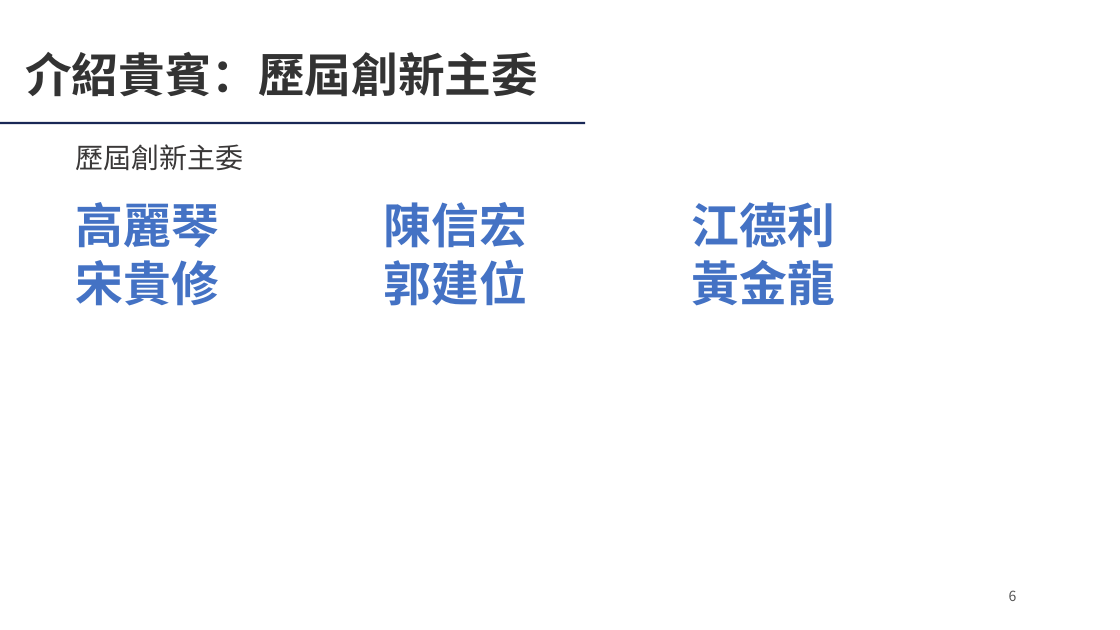
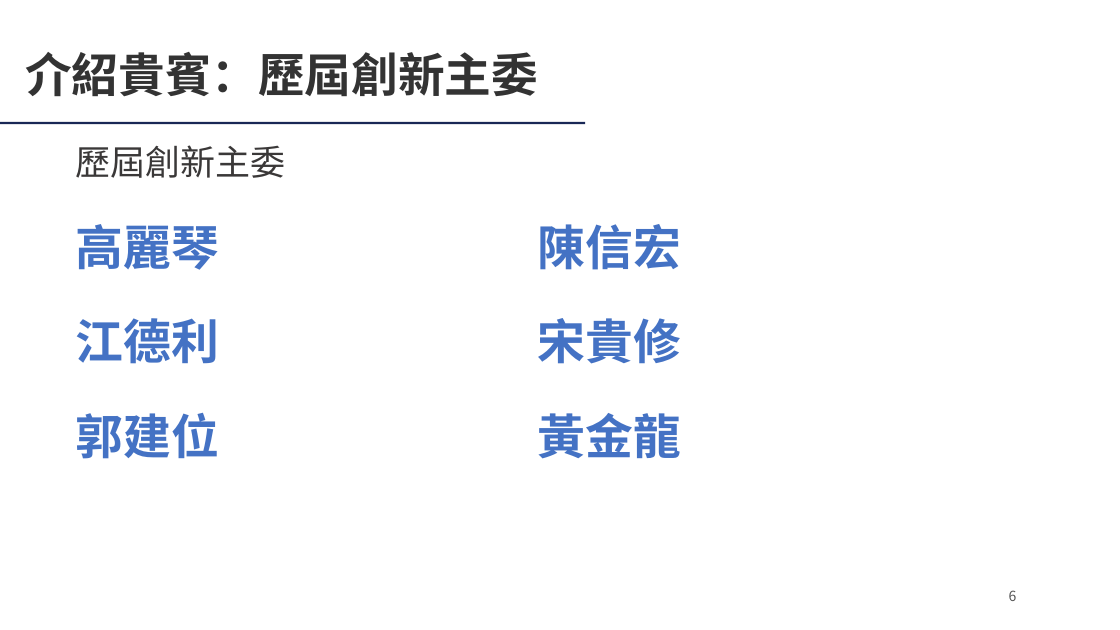
Before and after one commit to Ericliang680928/IAA, a slide deck: slide 6 of 20261204/agm/IAA會員大會簡報_20261204.pptx. Drawn at 1120x630 pixels with LibreOffice and Linux fonts; fonts in the diff are those of the drawing; background and template pictures are left out. Boxes give left, top, right and bottom in pixels: in the first picture for what was removed or moved away, otherwise in the second. Text is boxed around its words. In the diff, an @@ line names an element or a change of style, - is before the commit and + after.

```diff
--- a/20261204/agm/IAA會員大會簡報_20261204.pptx
+++ b/20261204/agm/IAA會員大會簡報_20261204.pptx
@@ text "歷屆創新主委" at (76, 145, 286, 178): size 24 to 30 pt @@
@@ text "高麗琴": place and size @@
-text "高麗琴" at (76, 202, 219, 248)
+text "高麗琴" at (76, 224, 219, 270)
@@ text "陳信宏": place and size @@
-text "陳信宏" at (384, 202, 527, 248)
+text "陳信宏" at (538, 224, 681, 270)
@@ text "江德利": place and size @@
-text "江德利" at (692, 202, 835, 248)
+text "江德利" at (76, 318, 219, 364)
@@ text "宋貴修": place and size @@
-text "宋貴修" at (76, 260, 219, 306)
+text "宋貴修" at (538, 318, 681, 364)
@@ text "郭建位": place and size @@
-text "郭建位" at (384, 260, 527, 306)
+text "郭建位" at (76, 413, 219, 459)
@@ text "黃金龍": place and size @@
-text "黃金龍" at (692, 260, 835, 306)
+text "黃金龍" at (538, 413, 681, 459)
```
Also in this commit, not shown: 32 other slides changed, 2 other files.
